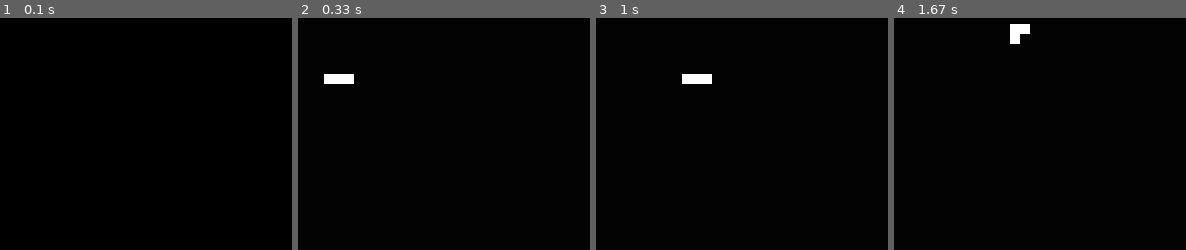
Above: before the commit, frames 1-4 (left to right).
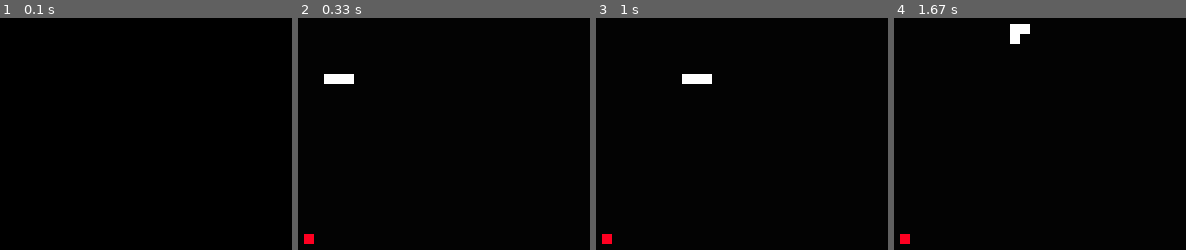
Above: after the commit, the same moments.

Repository: BlinfoldKing/Snake-Collection
Game: pygame game, started from Pygame.py/main.py
Same seed, same stepped clock (60 frames per second), same inputs: the game is played once before the commit and once after it.
Inputs:
- Up to frame 1 (0.1 s): no input
- Up to frame 2 (0.33 s): no input
- Up to frame 3 (1 s): hold Right 0.33-0.8 s; hold Up from 0.83 s (still down)
- Up to frame 4 (1.67 s): release Up at 1.3 s; hold Right from 1.33 s (still down)

Frame 1 is identical in both runs. In frame 2, 0.1% of the frame differs, in the area x 2-6%, y 93-98%; in frame 3, 0.1%; in frame 4, 0.1%.

Commit message:
add food system

Diff:
--- a/Pygame.py/main.py
+++ b/Pygame.py/main.py
@@ -1,6 +1,6 @@
 from enum import Enum
 import pygame as pg
-
+import random
 class Direction(Enum):
     UP = 1
     DOWN = 2
@@ -40,10 +40,12 @@
         elif self.dir == Direction.LEFT:
             newBody[0] -= 1
         self.body.append(newBody)
-        print(self.body)
 
     def changeDir(self, dir):
         self.dir = dir
+
+    def eat(self, food):
+        return self.body[0][0] == food[0] and self.body[0][1] == food[1]
 
 BLACK = (  3,   3,   3)
 WHITE = (255, 255, 255)
@@ -55,23 +57,37 @@
     WIDTH = 500
     HEIGHT = 500
     running = True
+    food = [0, 0]
+
+    def __init__(self):
+        random.seed(1)
+        pg.init()
+        self.screen = pg.display.set_mode([self.WIDTH, self.HEIGHT])
+        self.snake = Snake()
+        self.running = True
+        self.generateFood()
+
+    def generateFood(self):
+        self.food = random.sample(range(0, 50), 2)
 
     def isRunning(self):
         return self.running
 
-    def __init__(self):
-        pg.init()
-        self.screen = pg.display.set_mode([self.WIDTH, self.HEIGHT])
-        self.snake = Snake()
-        self.running = True
-
     def Update(self):
         self.snake.move()
+        if self.snake.eat(self.food):
+            self.generateFood()
+            self.snake.grow()
         pg.time.delay(100)
         pg.display.flip()
 
     def Draw(self):
         self.screen.fill(BLACK)
+        pg.draw.rect(self.screen, RED, [
+            self.food[0] * 10,
+            self.food[1] * 10,
+            10, 10
+            ])
         for s in self.snake.body:
             pg.draw.rect(self.screen, WHITE, [
                 (s[0] * 10),
@@ -97,7 +113,6 @@
 
 if __name__ == '__main__':
     game = Game()
-
     running = True
     while game.isRunning:
         game.Update()
